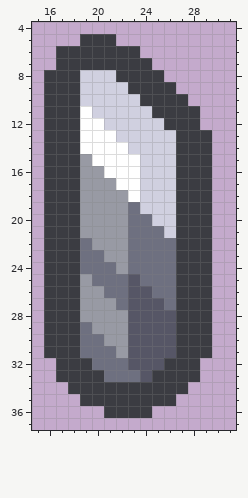
Two states of a pixel-art sprite, sprites-override/units/weapons/heal-weapon-mount-outline.png. Above, as it was before the edit.
The file is 48x48 pixels. Shown: x 15..31, y 4..37.
After the commit:
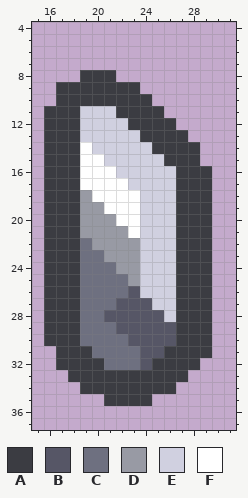
Palette (. is transparent): A #3b3c42  B #565666  C #6e7080  D #989aa4  E #d0d0e0  F #ffffff
Changes in this commit:
The edit turns colour B into colour A in row 31 at x 26; in row 32 at x 25; in row 33 at x 24.
The edit turns colour C into colour A in row 31 at x 19; in row 32 at x 20; in row 33 at x 21 to 23.
The edit turns colour E into colour A in row 8 at x 19 to 21; in row 9 at x 19 to 22; in row 10 at x 19 to 23; in row 11 at x 22 to 24; in row 12 at x 23 to 25; in row 13 at x 24 to 26.
The edit turns colour E into colour A in row 14 at x 25 to 26; in row 15 at x 26.
The edit turns colour C into colour B in row 27 at x 22.
The edit turns colour D into colour B in row 28 at x 21 to 22; in row 29 at x 22.
The edit turns colour B into colour C in rows 31 to 32 at x 23.
The edit turns colour D into colour C in row 25 at x 19; in row 26 at x 19 to 20; in row 27 at x 19 to 21; in row 28 at x 19 to 20; in row 29 at x 20 to 21; in row 30 at x 21 to 22.
The edit turns colour D into colour C in row 31 at x 22.
The edit turns colour B into colour D in row 25 at x 23.
The edit turns colour C into colour D in rows 22 to 24 at x 23.
The edit turns colour B into colour E in row 26 at x 24; in row 27 at x 25; in row 28 at x 26.
The edit turns colour C into colour E in row 20 at x 24; in row 21 at x 24 to 25; in rows 22 to 25 at x 24 to 26; in row 26 at x 25 to 26; in row 27 at x 26.
The edit turns colour F into colour E in row 11 at x 19; in row 12 at x 19 to 20; in row 13 at x 19 to 21; in row 14 at x 20 to 22; in row 15 at x 21 to 23; in row 16 at x 22 to 23.
The edit turns colour F into colour E in row 17 at x 23.
The edit turns colour C into colour F in rows 19 to 21 at x 23.
The edit turns colour D into colour F in row 15 at x 19; in row 16 at x 19 to 20; in row 17 at x 19 to 21; in row 18 at x 20 to 22; in row 19 at x 21 to 22; in row 20 at x 22.
Colour A is removed in row 5 at x 19 to 21; in row 6 at x 17 to 23; in row 7 at x 17 to 24; in row 8 at x 16 to 18 and 22 to 25; in row 9 at x 16 and 24 to 26; in row 10 at x 16 and 25 to 27.
Colour A is removed in row 11 at x 26 to 28; in row 12 at x 27 to 28; in row 13 at x 28 to 29; in rows 14 to 15 at x 29; in row 31 at x 16; in row 33 at x 17 and 28.
Colour A is removed in row 34 at x 18 and 27; in row 35 at x 19 to 20 and 25 to 26; in row 36 at x 21 to 24.
Changed places in both pictures, as pixel boxes (x1, y1, x2, y2):
changed: (44, 34, 212, 418)
